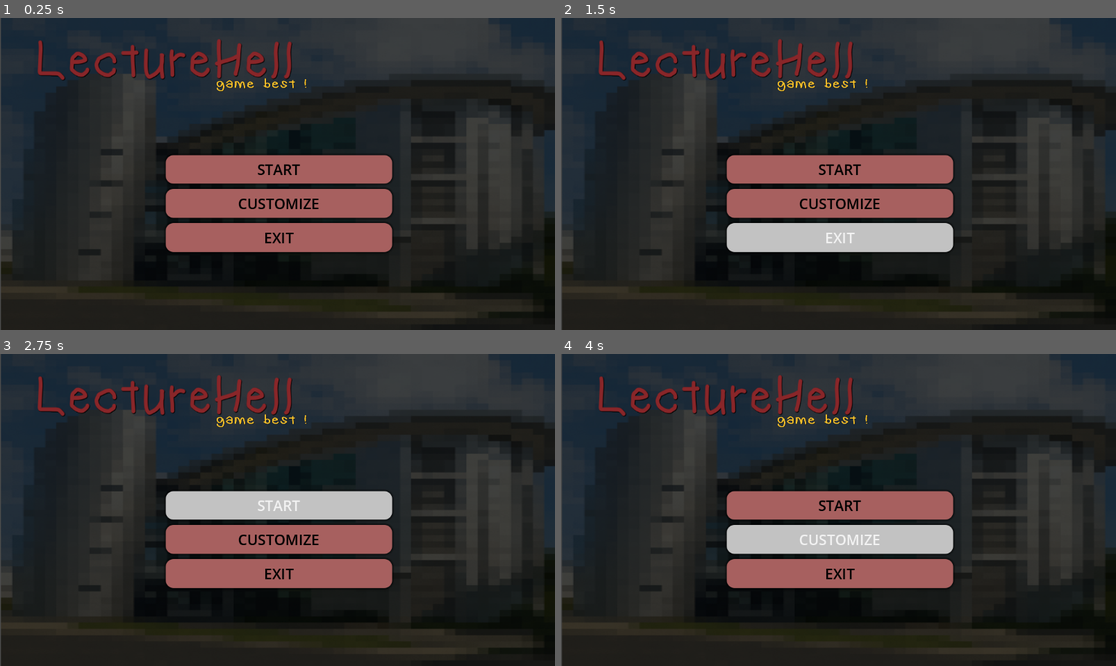
Above: before the commit, frames 1-4 (two rows, left to right).
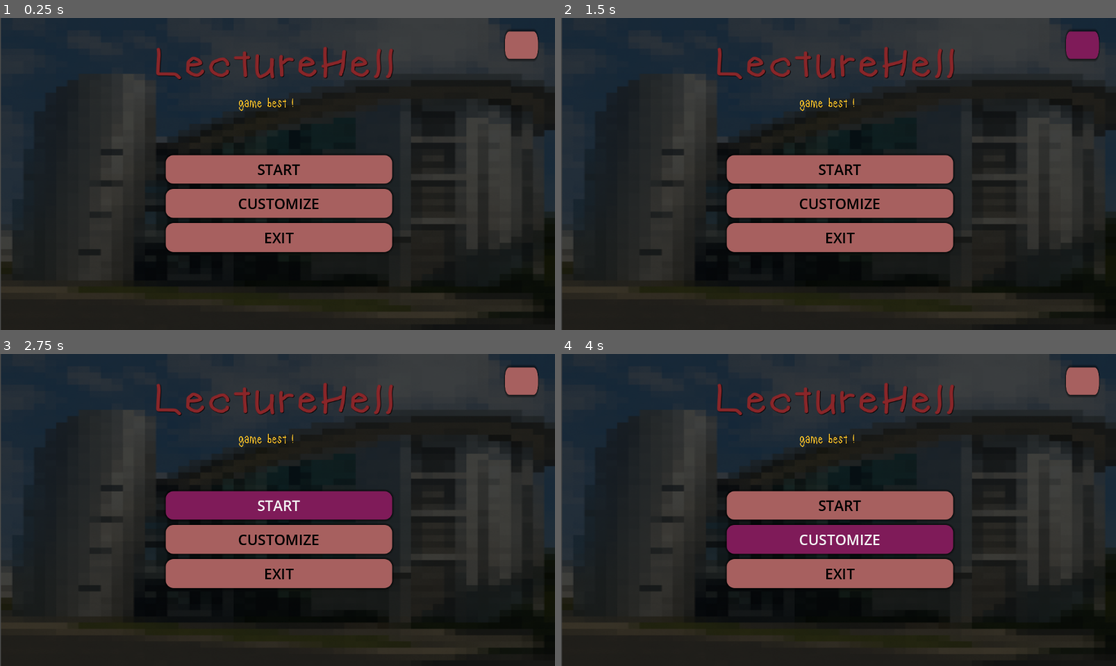
Above: after the commit, the same moments.

Repository: emilshadiq06/LectureHell
Game: Godot game, scene res://main_menu.tscn
Two runs of this game, one before a commit and one after it. Both use one fixed random seed, a clock stepped at 60 frames per second and the inputs below.
Inputs (mouse positions are in pixels of both pictures, inside the frame that each line leads up to; where the layout moved, square brackets give the same spot in the first picture):
- Up to frame 1 (0.25 s): no input
- Up to frame 2 (1.5 s): click "CUSTOMIZE" at 0.5 s; click (1082, 46) [838, 236] at 1.25 s
- Up to frame 3 (2.75 s): click "START" at 2 s
- Up to frame 4 (4 s): click "START" at 2.75 s; click "CUSTOMIZE" at 3.5 s

The runs differ from the first frame. In frame 1, 3.4% of the frame differs, in the area x 6-97%, y 4-30%; in frame 2, 7.2%, in the area x 6-97%, y 4-76%; in frame 3, 7.1%; in frame 4, 7.1%.

Commit message:
updated background

Diff:
--- /dev/null
+++ b/main_menu.gd
@@ -0,0 +1,5 @@
+extends Control
+
+
+func _on_exit_pressed() -> void:
+	get_tree().quit()
--- a/main_menu.tscn
+++ b/main_menu.tscn
@@ -1,6 +1,7 @@
-[gd_scene load_steps=8 format=3 uid="uid://cg71kjcbqa8cl"]
+[gd_scene load_steps=9 format=3 uid="uid://cg71kjcbqa8cl"]
 
 [ext_resource type="Texture2D" uid="uid://dfhpg6xqlfsu6" path="res://background.png" id="1_7vrkn"]
+[ext_resource type="Script" uid="uid://ft5xfgnq3suo" path="res://main_menu.gd" id="1_fu7sn"]
 [ext_resource type="FontFile" uid="uid://cjj08rh7nqj5q" path="res://kindergarten.ttf" id="2_fu7sn"]
 
 [sub_resource type="StyleBoxTexture" id="StyleBoxTexture_jix8l"]
@@ -10,7 +11,7 @@
 [sub_resource type="StyleBoxEmpty" id="StyleBoxEmpty_7vrkn"]
 
 [sub_resource type="StyleBoxFlat" id="StyleBoxFlat_7vrkn"]
-bg_color = Color(0.762404, 0.762404, 0.762404, 1)
+bg_color = Color(0.498039, 0.105882, 0.34902, 1)
 corner_radius_top_left = 16
 corner_radius_top_right = 16
 corner_radius_bottom_right = 16
@@ -18,7 +19,7 @@
 shadow_size = 5
 
 [sub_resource type="StyleBoxFlat" id="StyleBoxFlat_fu7sn"]
-bg_color = Color(0.637843, 0.637843, 0.637843, 1)
+bg_color = Color(0.498039, 0.105882, 0.34902, 1)
 corner_radius_top_left = 16
 corner_radius_top_right = 16
 corner_radius_bottom_right = 16
@@ -42,6 +43,7 @@
 anchor_bottom = 0.5
 grow_horizontal = 2
 grow_vertical = 2
+script = ExtResource("1_fu7sn")
 
 [node name="Panel" type="Panel" parent="."]
 layout_mode = 1
@@ -62,7 +64,7 @@
 offset_bottom = 162.0
 theme_override_constants/separation = 11
 
-[node name="Button" type="Button" parent="VBoxContainer"]
+[node name="start" type="Button" parent="VBoxContainer"]
 layout_mode = 2
 size_flags_vertical = 3
 theme_override_colors/font_hover_pressed_color = Color(0, 0, 0, 1)
@@ -76,7 +78,7 @@
 theme_override_styles/normal = SubResource("StyleBoxFlat_rhts7")
 text = "START"
 
-[node name="Button2" type="Button" parent="VBoxContainer"]
+[node name="customize" type="Button" parent="VBoxContainer"]
 layout_mode = 2
 size_flags_vertical = 3
 theme_override_colors/font_hover_pressed_color = Color(0, 0, 0, 1)
@@ -90,7 +92,7 @@
 theme_override_styles/normal = SubResource("StyleBoxFlat_rhts7")
 text = "CUSTOMIZE"
 
-[node name="Button3" type="Button" parent="VBoxContainer"]
+[node name="exit" type="Button" parent="VBoxContainer"]
 layout_mode = 2
 size_flags_vertical = 3
 theme_override_colors/font_hover_pressed_color = Color(0, 0, 0, 1)
@@ -111,13 +113,13 @@
 anchor_top = 0.5
 anchor_right = 0.5
 anchor_bottom = 0.5
-offset_left = -503.0
-offset_top = -295.0
-offset_right = 21.0
-offset_bottom = -188.0
+offset_left = -257.0
+offset_top = -276.0
+offset_right = 267.0
+offset_bottom = -169.0
 grow_horizontal = 2
 grow_vertical = 2
-scale = Vector2(1.02463, 1.07022)
+scale = Vector2(0.956193, 0.850433)
 theme_override_colors/font_color = Color(0.536224, 0.147857, 0.161306, 1)
 theme_override_colors/font_shadow_color = Color(0, 0, 0, 1)
 theme_override_fonts/font = ExtResource("2_fu7sn")
@@ -131,15 +133,34 @@
 anchor_top = 0.5
 anchor_right = 0.5
 anchor_bottom = 0.5
-offset_left = -128.0
-offset_top = -202.0
-offset_right = 418.0
-offset_bottom = -95.0
+offset_left = -81.0
+offset_top = -162.0
+offset_right = 465.0
+offset_bottom = -55.0
 grow_horizontal = 2
 grow_vertical = 2
-scale = Vector2(0.443804, 0.339703)
+scale = Vector2(0.268021, 0.346191)
 theme_override_colors/font_color = Color(1, 0.778667, 0.17, 1)
 theme_override_colors/font_shadow_color = Color(0, 0, 0, 1)
 theme_override_fonts/font = ExtResource("2_fu7sn")
 theme_override_font_sizes/font_size = 83
 text = "game best !"
+
+[node name="Button3" type="Button" parent="."]
+offset_left = 472.0
+offset_top = -296.0
+offset_right = 594.0
+offset_bottom = -254.0
+scale = Vector2(0.562607, 1.35282)
+size_flags_vertical = 3
+theme_override_colors/font_hover_pressed_color = Color(0, 0, 0, 1)
+theme_override_colors/font_color = Color(0, 0, 0, 1)
+theme_override_colors/font_focus_color = Color(0, 0, 0, 1)
+theme_override_colors/font_pressed_color = Color(0, 0, 0, 1)
+theme_override_font_sizes/font_size = 30
+theme_override_styles/focus = SubResource("StyleBoxEmpty_7vrkn")
+theme_override_styles/hover = SubResource("StyleBoxFlat_7vrkn")
+theme_override_styles/pressed = SubResource("StyleBoxFlat_fu7sn")
+theme_override_styles/normal = SubResource("StyleBoxFlat_rhts7")
+
+[connection signal="pressed" from="VBoxContainer/exit" to="." method="_on_exit_pressed"]
Not shown, added: main_menu.gd.uid
